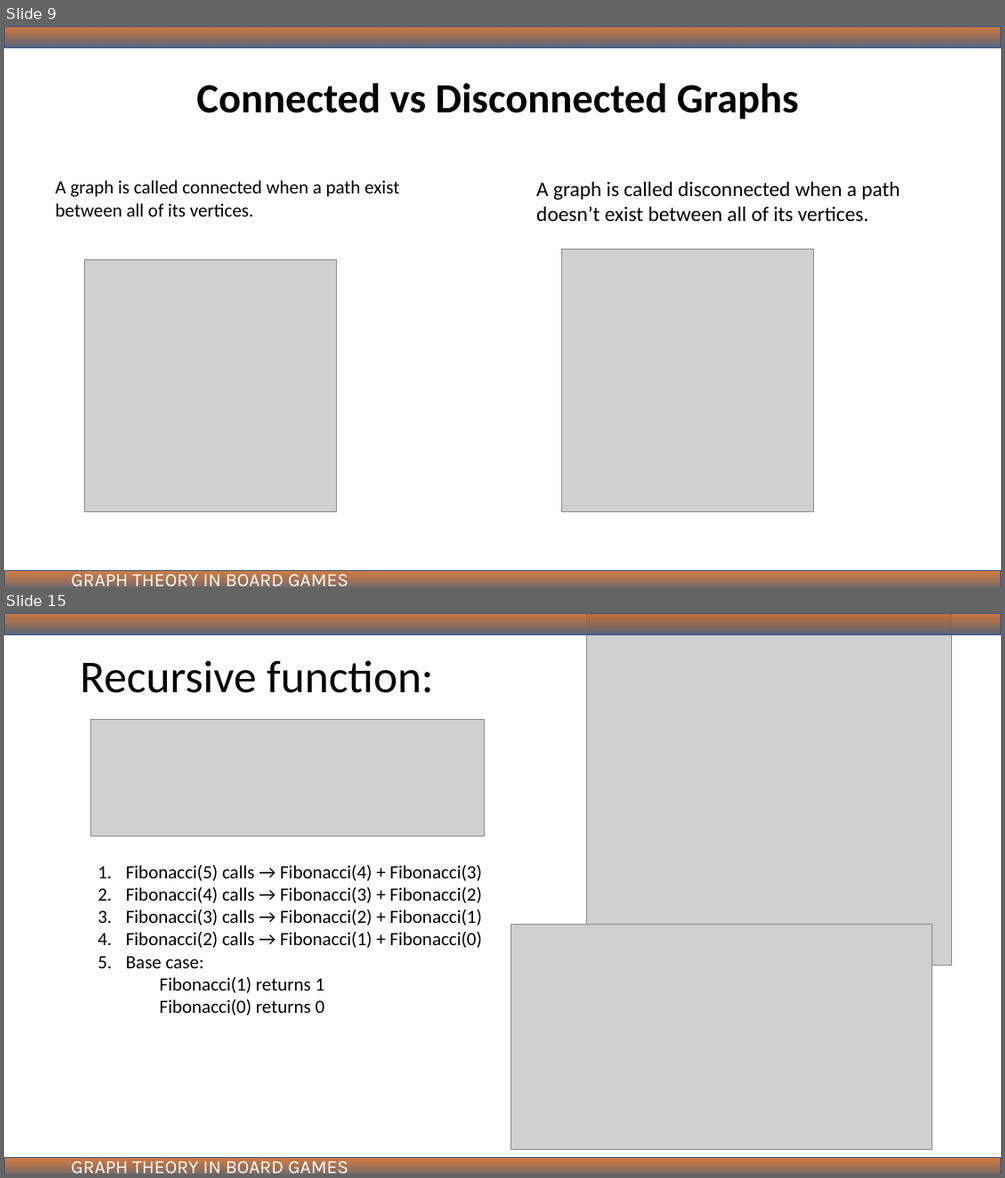
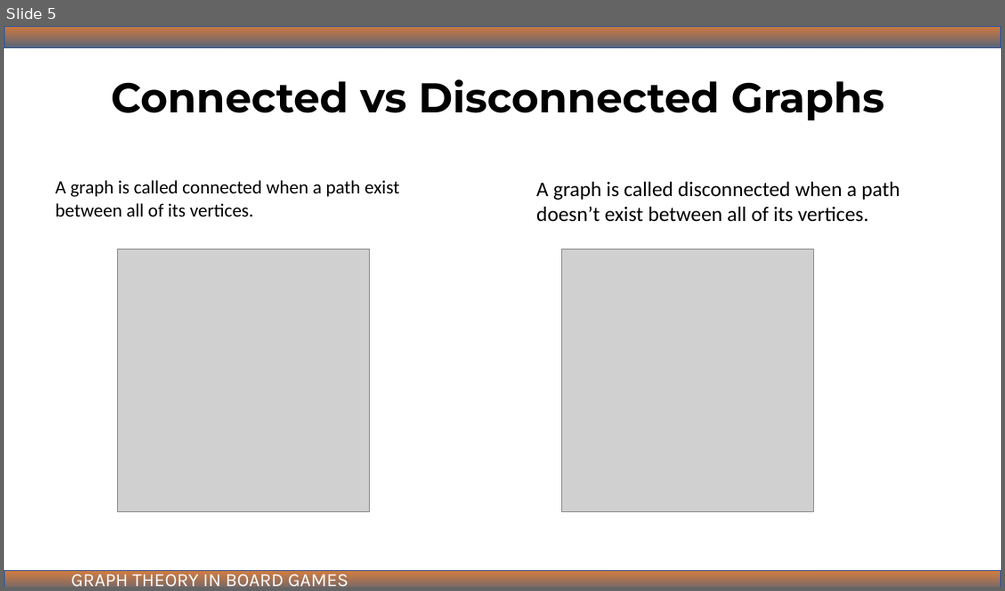
Before and after one commit to ibmbt/group5_graphtheory, a slide deck: group5_graphtheory.pptx. Shown one above the other, each under a label of ours: slides 9 and 15 before the commit, slide 5 after it; the slides between them are not shown. The pictures are 1005x1178 and 1005x591 pixels, drawn with LibreOffice and Linux fonts; fonts in the diff are those of the drawing; grey boxes stand for pictures. Boxes give left, top, right and bottom in pixels: in the first picture for what was removed or moved away, otherwise in the second. Text is boxed around its words. In the diff, an @@ line names an element or a change of style, - is before the commit and + after.

```diff
--- a/group5_graphtheory.pptx
+++ b/group5_graphtheory.pptx
@@ slide 15 removed at (4, 613, 1001, 1174), background #FFFFFF @@
@@ rectangle removed at (4, 613, 1001, 634) @@
@@ picture removed at (587, 613, 952, 965) @@
@@ title removed at (80, 660, 433, 693) @@
-Recursive function:
@@ picture removed at (90, 719, 484, 835) @@
@@ text removed at (126, 865, 481, 1015) @@
-1. Fibonacci(5) calls → Fibonacci(4) + Fibonacci(3)
-2. Fibonacci(4) calls → Fibonacci(3) + Fibonacci(2)
-3. Fibonacci(3) calls → Fibonacci(2) + Fibonacci(1)
-4. Fibonacci(2) calls → Fibonacci(1) + Fibonacci(0)
-5. Base case:
-   Fibonacci(1) returns 1
-   Fibonacci(0) returns 0
@@ picture removed at (511, 925, 933, 1149) @@
@@ rectangle removed at (4, 1158, 1001, 1174) @@
@@ text removed at (71, 1156, 348, 1174) @@
-GRAPH THEORY IN BOARD GAMES
@@ what was slide 9 is now slide 5 @@
@@ slide 5 changed as well @@
@@ text "Connected vs Disconnected Graphs" at (111, 79, 884, 120): font Calibri to Montserrat @@
@@ picture: place and size @@
-picture at (84, 259, 337, 512)
+picture at (118, 248, 371, 512)
```
Also in this commit, not shown: 14 other slides changed, 7 slides added, 16 other slides removed, 3 other files.
